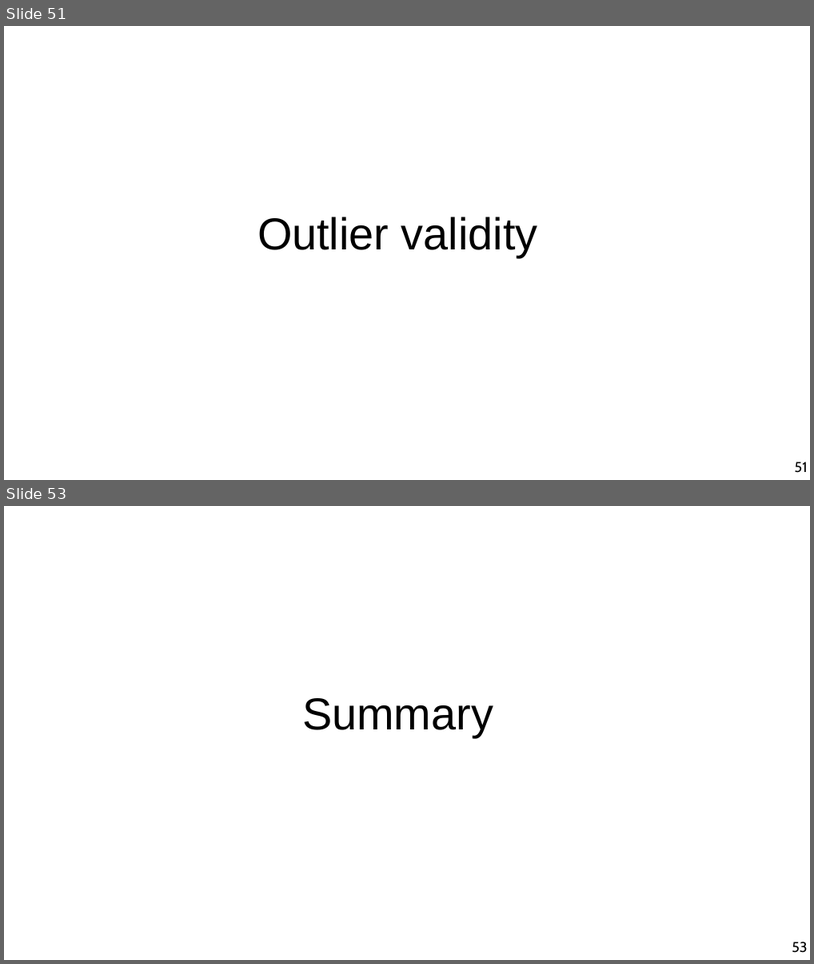
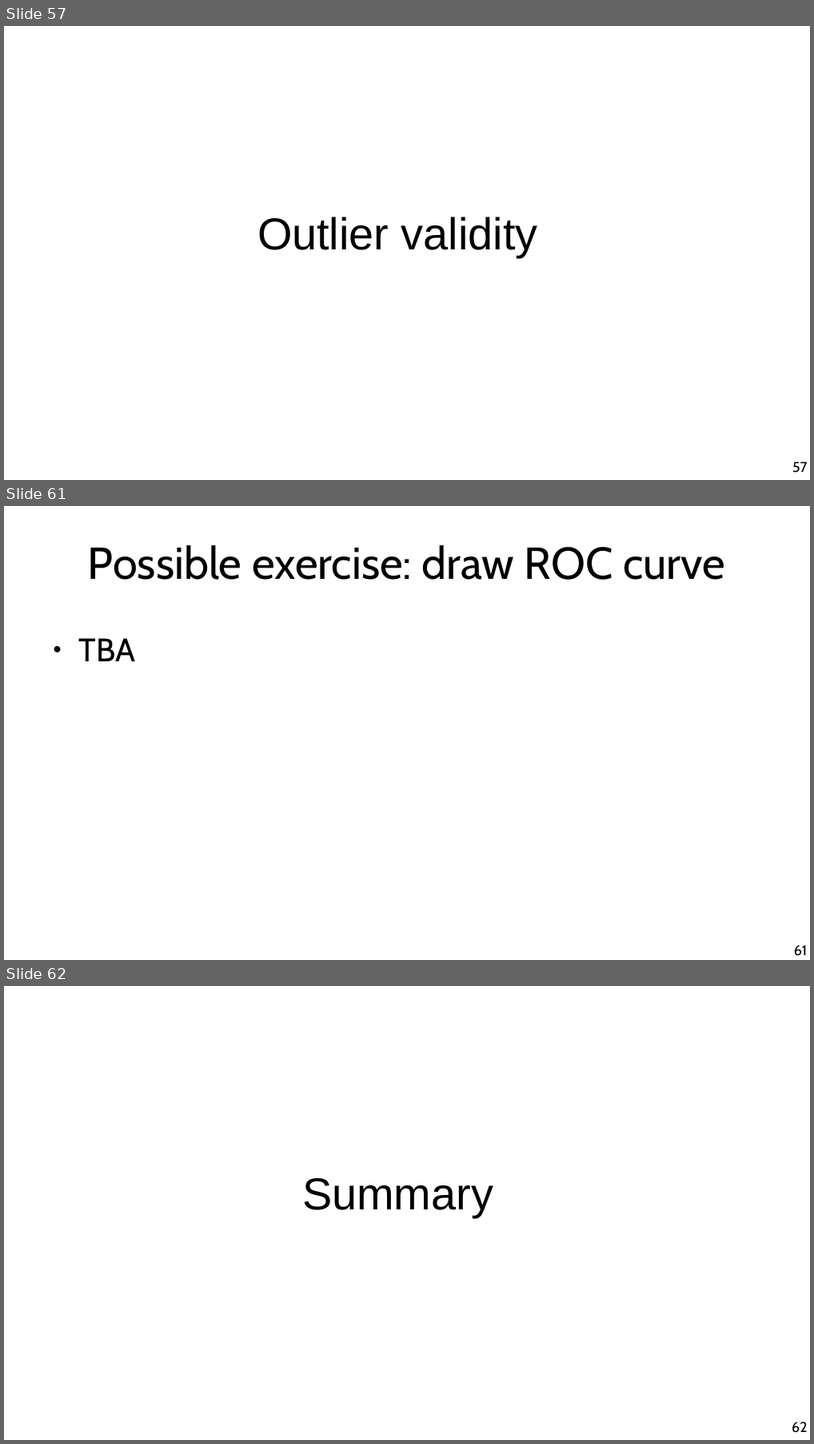
Before and after one commit to chatox/data-mining-course, a slide deck: theory/tt09_outlier_detection.odp. Shown one above the other, each under a label of ours: slides 51 and 53 before the commit, slides 57, 61 and 62 after it; the slides between them are not shown. The pictures are 814x964 and 814x1444 pixels, drawn with LibreOffice and Linux fonts; fonts in the diff are those of the drawing. Boxes give left, top, right and bottom in pixels: in the first picture for what was removed or moved away, otherwise in the second. Text is boxed around its words. In the diff, an @@ line names an element or a change of style, - is before the commit and + after.

Commit message:
Done (just exercises missing)

```diff
--- a/theory/tt09_outlier_detection.odp
+++ b/theory/tt09_outlier_detection.odp
@@ slide 61 added at <box>4,506,810,960</box>, background #FFFFFF @@
@@ title added at <box>88,545,726,580</box>, 44 pt, text #000000 @@
+Possible exercise: draw ROC curve
@@ text added at <box>79,638,136,661</box>, 32 pt, text #000000 @@
+● TBA
@@ page number added at <box>794,944,807,956</box>, 14 pt, text #000000 @@
+61
@@ what was slide 51 is now slide 57 @@
@@ page number at <box>793,461,808,472</box>: text changed @@
-51
+57
@@ what was slide 53 is now slide 62 @@
@@ page number at <box>792,1421,807,1432</box>: text changed @@
-53
+62
```
Also in this commit, not shown: 10 slides changed, 9 other slides added, 1 slide removed.
